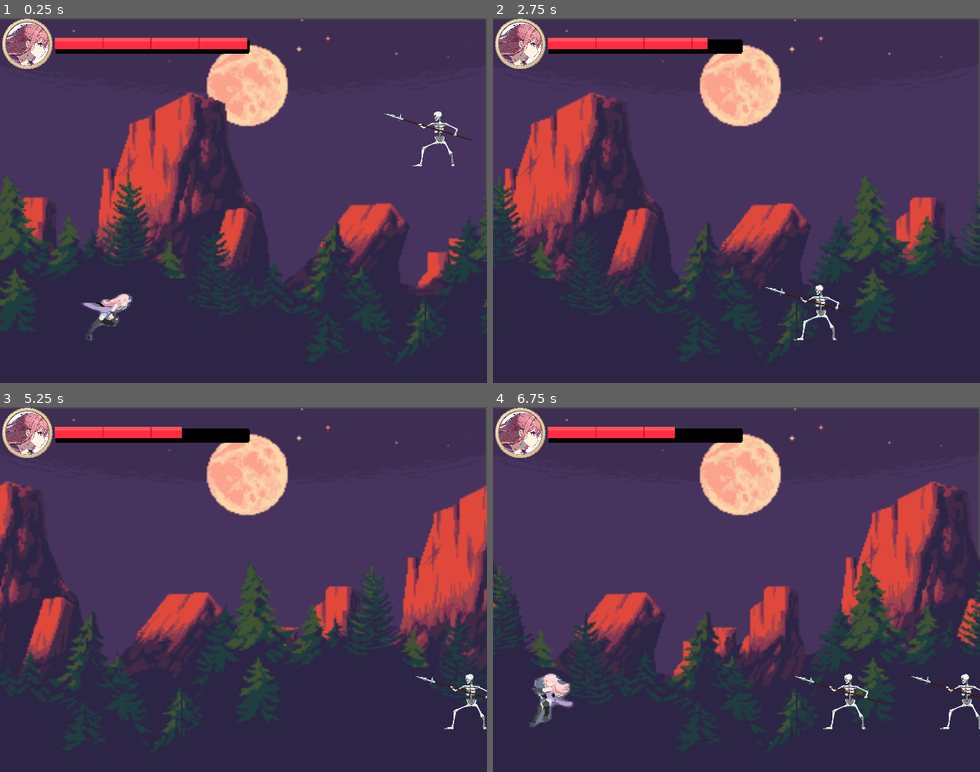
Above: before the commit, frames 1-4 (two rows, left to right).
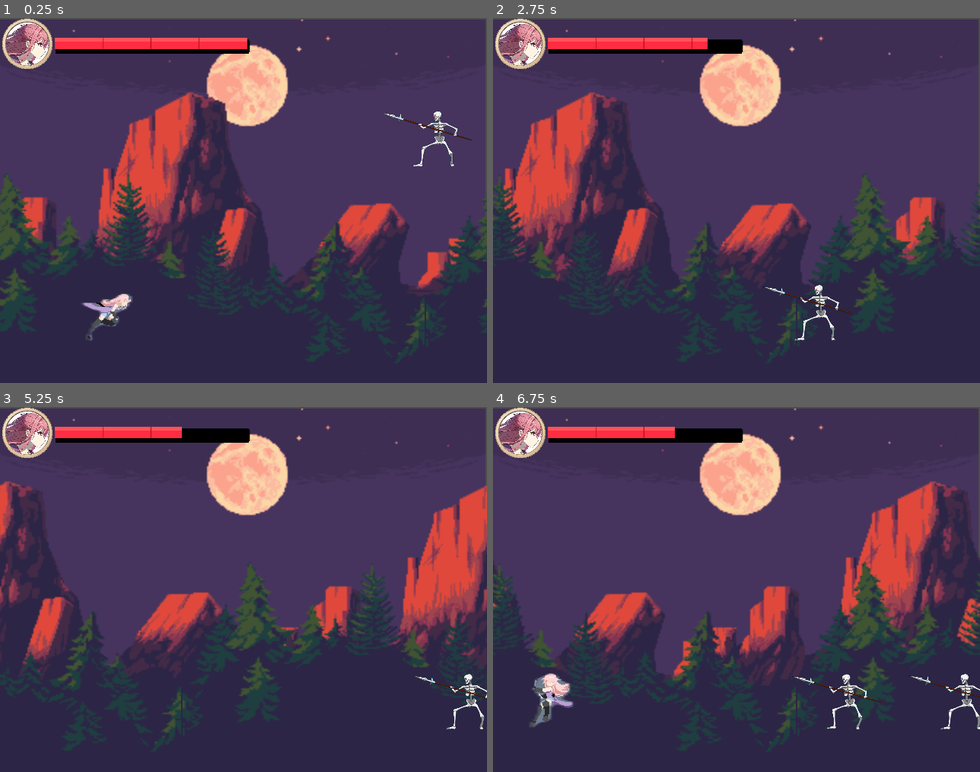
Above: after the commit, the same moments.

Repository: jemmyperez28/Killa
Game: Godot game, scene res://Scenes/level_1.tscn
Same seed, same stepped clock (60 frames per second), same inputs: the game is played once before the commit and once after it.
Inputs:
- Up to frame 1 (0.25 s): no input
- Up to frame 2 (2.75 s): hold Right (ui_right) 0.53-2.03 s; tap J (attack) at 0.6, 1.35, 2.1 s; tap Up (ui_up) at 0.77, 1.52 s; hold Left (ui_left) from 2.03 s (still down)
- Up to frame 3 (5.25 s): release Left (ui_left) at 2.78 s; hold Right (ui_right) 2.78-4.28 s; tap J (attack) every 0.75 s from 2.85 to 5.1 s; tap Up (ui_up) at 3.02, 3.77, 4.52 s; hold Left (ui_left) 4.28-5.03 s; hold Right (ui_right) from 5.03 s (still down)
- Up to frame 4 (6.75 s): release Right (ui_right) at 5.78 s; hold Left (ui_left) from 5.78 s (still down); tap J (attack) at 5.85, 6.6 s; tap Up (ui_up) at 6.02 s

The runs differ from the first frame. In frame 1, less than 0.1% of the frame differs, in the area x 78-95%, y 25-41%; in frame 2, 0.1%; in frame 3, 0.2%; in frame 4, 0.4%, in the area x 61-100%, y 73-89%.

Commit message:
animacion calabera

Diff:
--- a/Scripts/Enemy1.gd
+++ b/Scripts/Enemy1.gd
@@ -8,6 +8,9 @@
 var hp = 15
 var damage = 5
 var on_hit_bool = false
+
+func _ready():
+	animation.play("idle")
 
 func _physics_process(delta):
 	velocity.x = -speed * delta
@@ -31,7 +34,7 @@
 	if anim_name == "hit":
 		speed = 3000
 		on_hit_bool = false
-		animation.play("RESET")
+		animation.play("idle")
 		#Emision de particulas
 
 func emit_particles():
